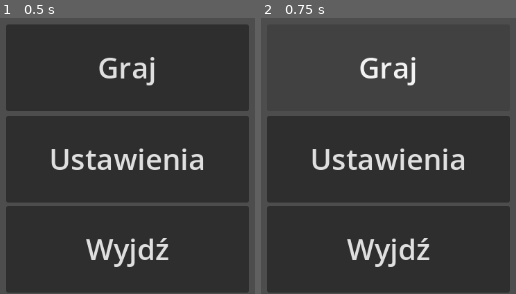
Above: before the commit, frames 1-2 (left to right).
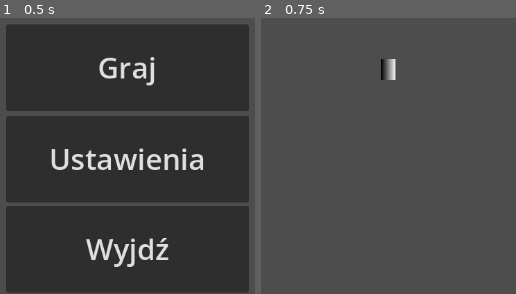
Above: after the commit, the same moments.

Repository: MarsikBlancik/HackathonV3
Game: Godot game, scene res://main_menu.tscn
The game is run twice, just before and just after one commit, with the same random seed, the same clock (stepped at 60 frames per second) and the same inputs. This scene is started directly instead of the project's main scene.
Inputs:
- Up to frame 1 (0.5 s): no input
- Up to frame 2 (0.75 s): click "Graj" at 0.5 s

Frame 1 is identical in both runs. In frame 2, 60% of the frame differs, in the area x 2-98%, y 14-100%.

Commit message:
play & quit working

Diff:
--- a/main_menu.gd
+++ b/main_menu.gd
@@ -12,7 +12,7 @@
 
 
 func _play_pressed():
-	print("play")
+	get_tree().change_scene_to_file("res://Player.tscn")
 
 func _settings_pressed():
 	print("settings")
Not shown: 1 places in main_menu.tscn that only renumber resources
